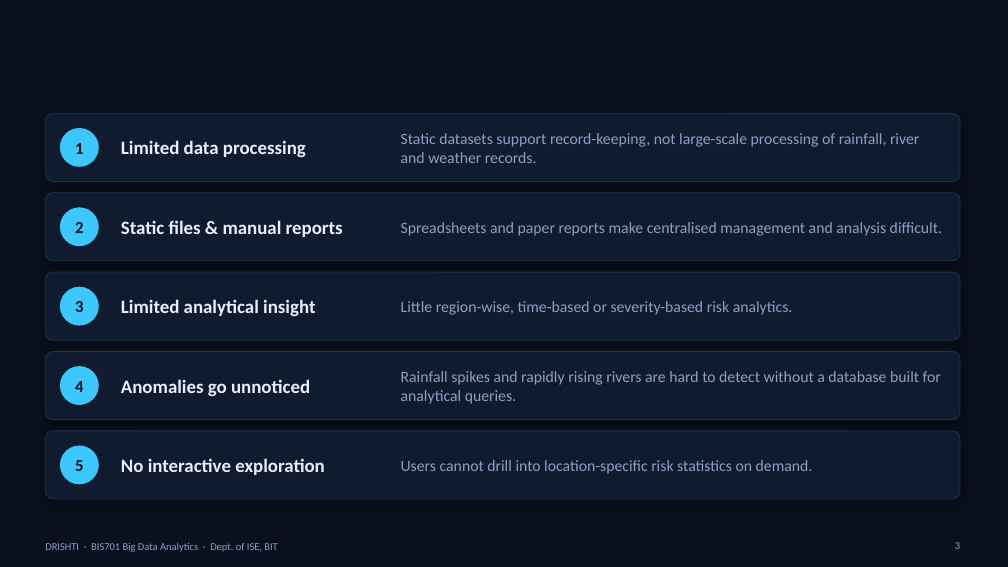
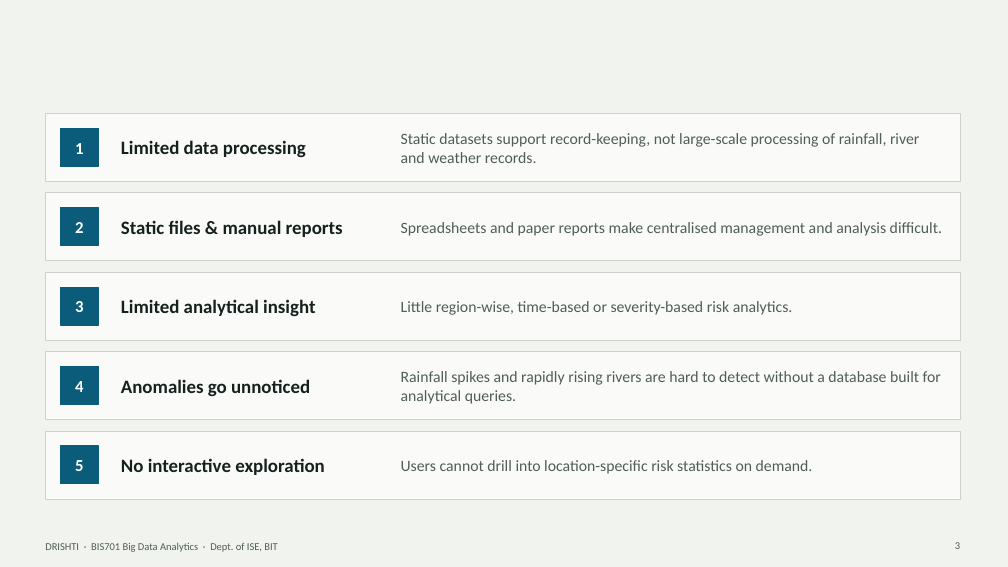
Before and after one commit to mevichitra/drishti-disaster-intelligence, a slide deck: slide 3 of docs/DRISHTI_BDA_Presentation.pptx. Drawn at 1008x567 pixels with LibreOffice and Linux fonts; fonts in the diff are those of the drawing. Boxes give left, top, right and bottom in pixels: in the first picture for what was removed or moved away, otherwise in the second. Text is boxed around its words. In the diff, an @@ line names an element or a change of style, - is before the commit and + after.

Commit message:
Redesign UI on a documented design system (flood-bulletin aesthetic); restyle deck

```diff
--- a/docs/DRISHTI_BDA_Presentation.pptx
+++ b/docs/DRISHTI_BDA_Presentation.pptx
@@ background #0A101D to #F1F3EF @@
@@ rounded rectangle to rectangle; fill #111B2F to #FAFBF8; outline #22314F 0.75 pt to #CBD2CA 0.75 pt; shadow off in 5 elements at bbox=[45, 113, 960, 181], bbox=[45, 193, 960, 261], bbox=[45, 272, 960, 340], bbox=[45, 352, 960, 420], bbox=[45, 431, 960, 499] @@
@@ text colour #0A101D to #FFFFFF in 5 elements at bbox=[75, 143, 83, 154], bbox=[75, 222, 83, 233], bbox=[75, 301, 83, 312], bbox=[75, 381, 83, 392], bbox=[75, 460, 83, 471] @@
@@ ellipse to rectangle; fill #3CC8FF to #0B5C7A; outline #3CC8FF 1 pt to #0B5C7A 1 pt in 5 elements at bbox=[60, 129, 98, 166], bbox=[60, 208, 98, 246], bbox=[60, 287, 98, 325], bbox=[60, 367, 98, 405], bbox=[60, 446, 98, 484] @@
@@ text colour #E8EEFB to #15211E in 5 elements at bbox=[121, 140, 306, 157], bbox=[121, 220, 343, 237], bbox=[121, 299, 315, 317], bbox=[121, 379, 310, 396], bbox=[121, 458, 325, 475] @@
@@ text colour #8DA0C2 to #4F5D58 in 7 elements at bbox=[401, 133, 919, 163], bbox=[401, 222, 942, 236], bbox=[401, 301, 793, 315], bbox=[401, 371, 941, 404], bbox=[401, 460, 813, 474], bbox=[955, 542, 960, 549], bbox=[45, 543, 277, 552] @@
```
Also in this commit, not shown: 17 other slides changed, 30 other files.
